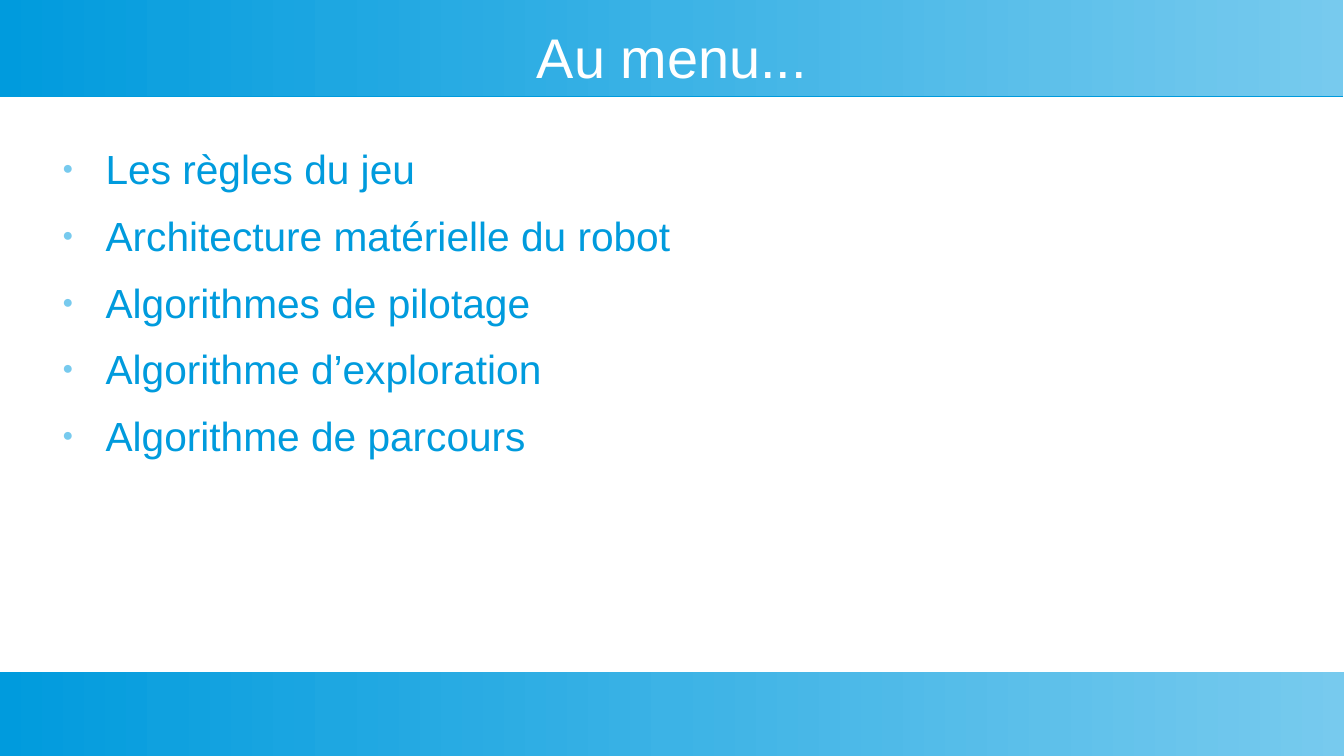
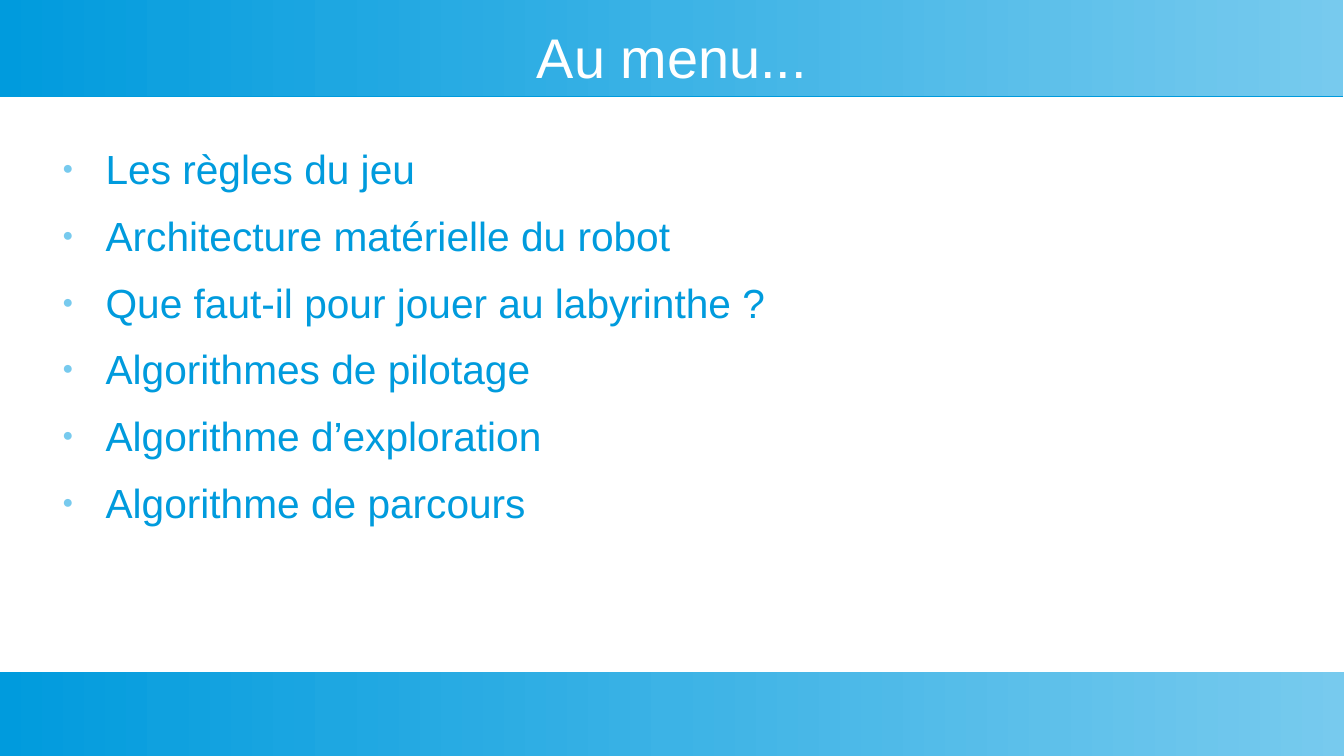
Before and after one commit to LaFabrickMassy/Projet-Fablab, a slide deck: slide 2 of Robotique/Micromouse/Micromouse.odp. Drawn at 1344x756 pixels with LibreOffice and Linux fonts; fonts in the diff are those of the drawing. Boxes give left, top, right and bottom in pixels: in the first picture for what was removed or moved away, otherwise in the second. Text is boxed around its words. In the diff, an @@ line names an element or a change of style, - is before the commit and + after.

```diff
--- a/Robotique/Micromouse/Micromouse.odp
+++ b/Robotique/Micromouse/Micromouse.odp
@@ text at <box>106,288,731,325</box>: paragraph added @@
+● Que faut-il pour jouer au labyrinthe ?
```
Also in this commit, not shown: 2 other slides changed, 3 slides added.
